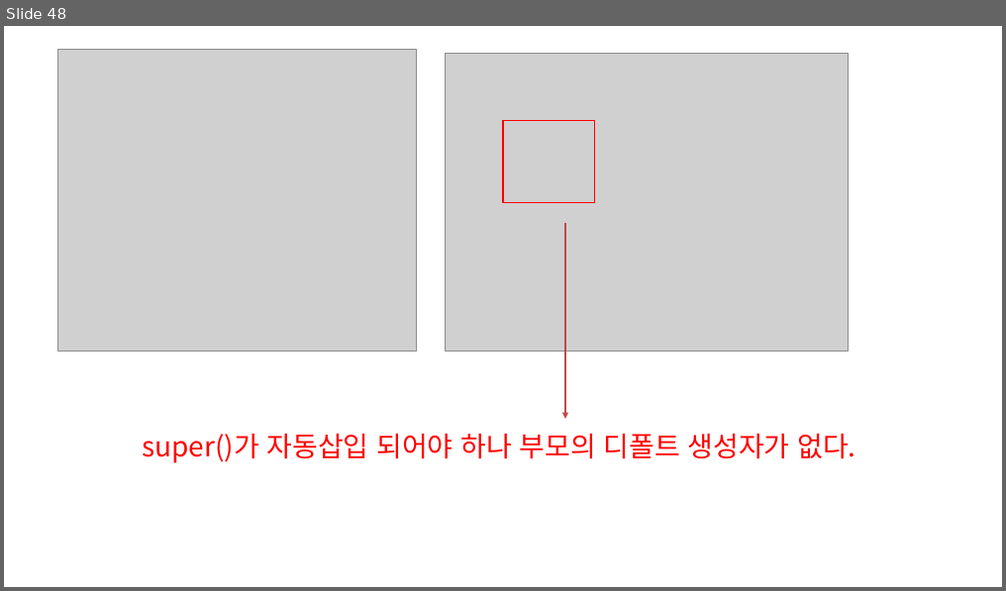
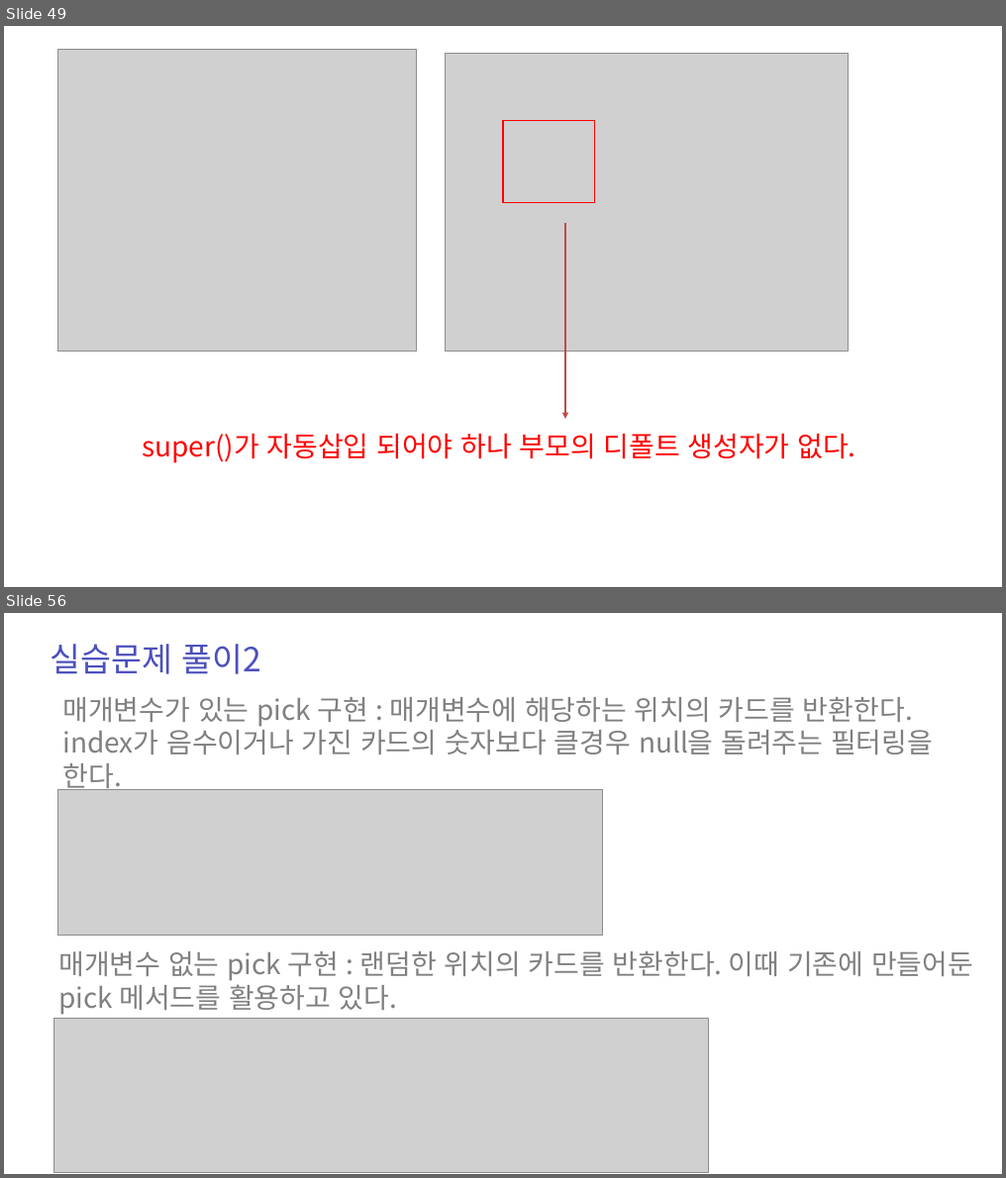
Before and after one commit to zest132/JavaLecture, a slide deck: JavaLecture/LectureFile/java 9강.pptx. Shown one above the other, each under a label of ours: slide 48 before the commit, slides 49 and 56 after it; the slides between them are not shown. The pictures are 1006x591 and 1006x1178 pixels, drawn with LibreOffice and Linux fonts; fonts in the diff are those of the drawing; grey boxes stand for pictures. Boxes give left, top, right and bottom in pixels: in the first picture for what was removed or moved away, otherwise in the second. Text is boxed around its words. In the diff, an @@ line names an element or a change of style, - is before the commit and + after.

```diff
--- a/JavaLecture/LectureFile/java 9강.pptx
+++ b/JavaLecture/LectureFile/java 9강.pptx
@@ slide 56 added at [4, 613, 1002, 1174], background #FFFFFF @@
@@ text added at [51, 644, 262, 674], 48 pt, text #4C50BC @@
+실습문제 풀이2
@@ text added at [63, 697, 933, 794], 40 pt, text #808080 @@
+매개변수가 있는 pick 구현 : 매개변수에 해당하는 위치의 카드를 반환한다.
+index가 음수이거나 가진 카드의 숫자보다 클경우 null을 돌려주는 필터링을 한다.
@@ picture added at [57, 789, 602, 935] @@
@@ text added at [58, 952, 973, 1015], 40 pt, text #808080 @@
+매개변수 없는 pick 구현 : 랜덤한 위치의 카드를 반환한다. 이때 기존에 만들어둔 pick 메서드를 활용하고 있다.
@@ picture added at [54, 1018, 708, 1172] @@
@@ what was slide 48 is now slide 49 @@
```
Also in this commit, not shown: 2 slides changed, 7 other slides added, 16 other files.
